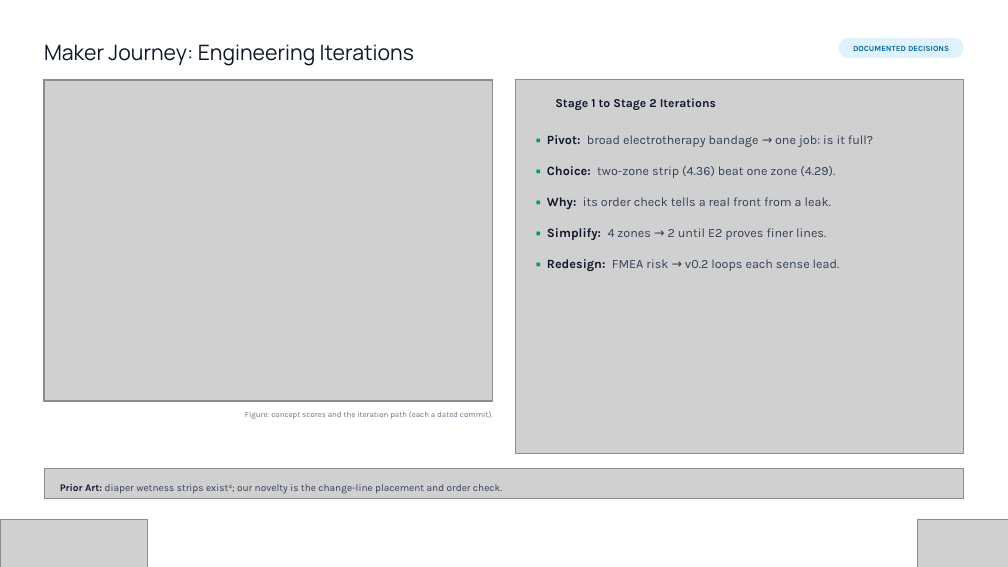
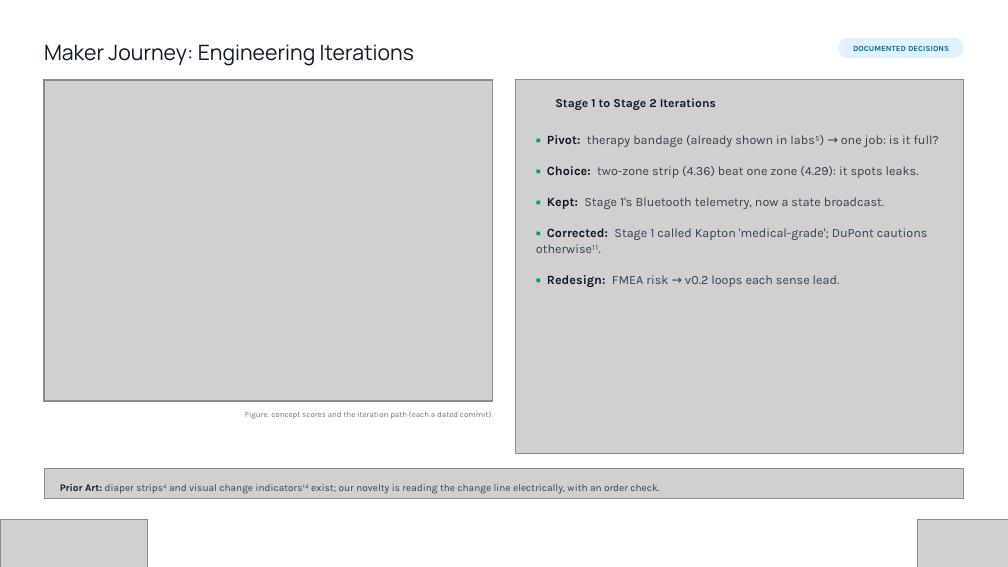
Before and after one commit to soham0777/dermasense-vishwakarma-2026, a slide deck: slide 12 of FINAL_SUBMISSION/Vishwakarma_Stage2_Final.pptx. Drawn at 1008x567 pixels with LibreOffice and Linux fonts; fonts in the diff are those of the drawing; grey boxes stand for pictures; background and template pictures are left out. Boxes give left, top, right and bottom in pixels: in the first picture for what was removed or moved away, otherwise in the second. Text is boxed around its words. In the diff, an @@ line names an element or a change of style, - is before the commit and + after.

Commit message:
Stage 2 gap review: checklist, roadmap on programme dates, BLE broadcast
Full review of every folder against the official template, the organiser's
email and website, and the Stage 1 proposal (STAGE2_CHECKLIST.md).

Deck (QA: 18 slides, 0 issues; ~104 words per content slide):
- Roadmap moved onto the programme's dates: prototype video early Dec,
  January semi-final, IIT Indore finale 26 Jan - 1 Feb (D-014)
- Before state: cited time (18 min/visit) and cost (Rs 240-510/dressing)
- After state: "up to 44.9 %" and strip payback, labelled projections
- BOM in the template's table form; 3 prices quoted 19 Oct
- Prior art: ALLEVYN LIFE visual change indicator; Stage 1 Kapton
  "medical-grade" claim corrected; 15 references

Firmware: Bluetooth LE state broadcast (ble_beacon.h) for the Remote
Monitoring sub-theme (D-015). Compiles with 0 warnings (650,349 bytes);
23 compile-time + 16 PC tests pass; bench step T11 added. Not yet run
on hardware.

Records: D-012 written down; stale decisions marked superseded; E1/E3
names replaced by E2/E4; BOM totals consistent; 5 sources added.

```diff
--- a/FINAL_SUBMISSION/Vishwakarma_Stage2_Final.pptx
+++ b/FINAL_SUBMISSION/Vishwakarma_Stage2_Final.pptx
@@ text at (x1=536, y1=135, x2=939, y2=253): text changed @@
-▪ Pivot: broad electrotherapy bandage → one job: is it full?
-▪ Choice: two-zone strip (4.36) beat one zone (4.29).
-▪ Why: its order check tells a real front from a leak.
-▪ Simplify: 4 zones → 2 until E2 proves finer lines.
+▪ Pivot: therapy bandage (already shown in labs⁵) → one job: is it full?
+▪ Choice: two-zone strip (4.36) beat one zone (4.29): it spots leaks.
+▪ Kept: Stage 1's Bluetooth telemetry, now a state broadcast.
+▪ Corrected: Stage 1 called Kapton 'medical-grade'; DuPont cautions otherwise¹¹.
@@ text at (x1=60, y1=484, x2=659, y2=494): text changed @@
-Prior Art: diaper wetness strips exist⁴; our novelty is the change-line placement and order check.
+Prior Art: diaper strips⁴ and visual change indicators¹⁴ exist; our novelty is reading the change line electrically, with an order check.
```
Also in this commit, not shown: 9 other slides changed, 36 other files.
